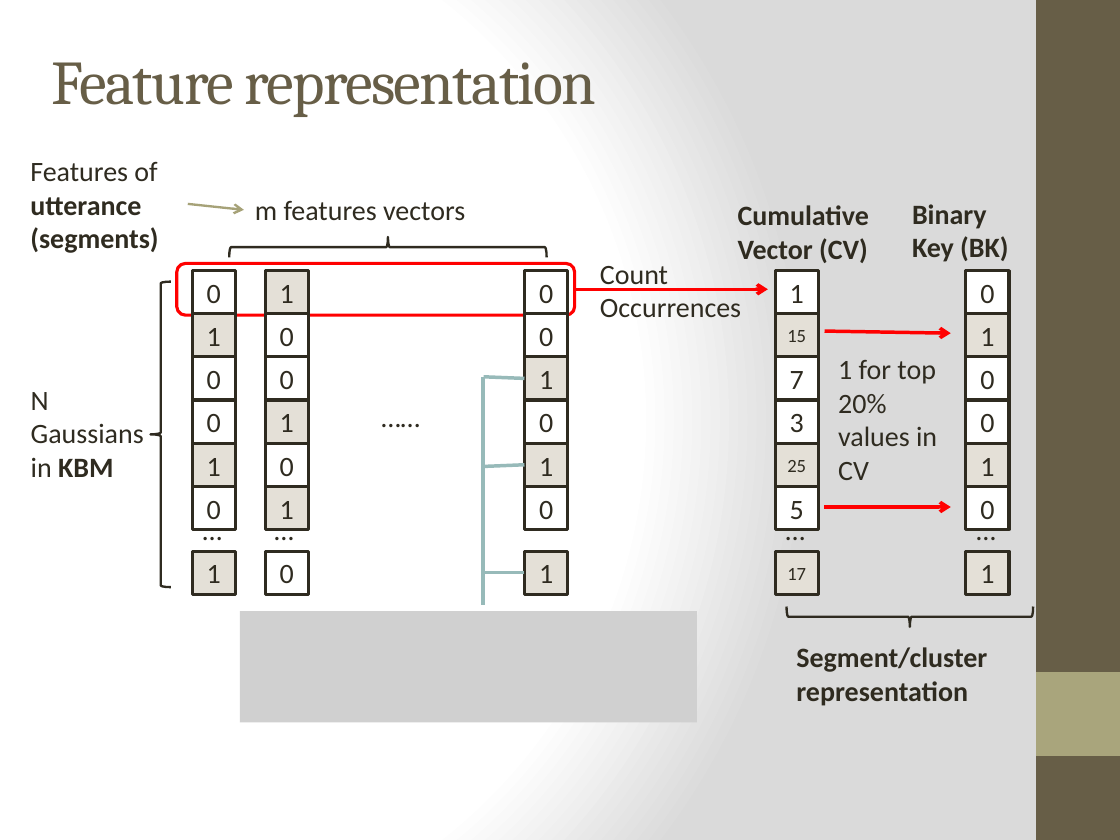
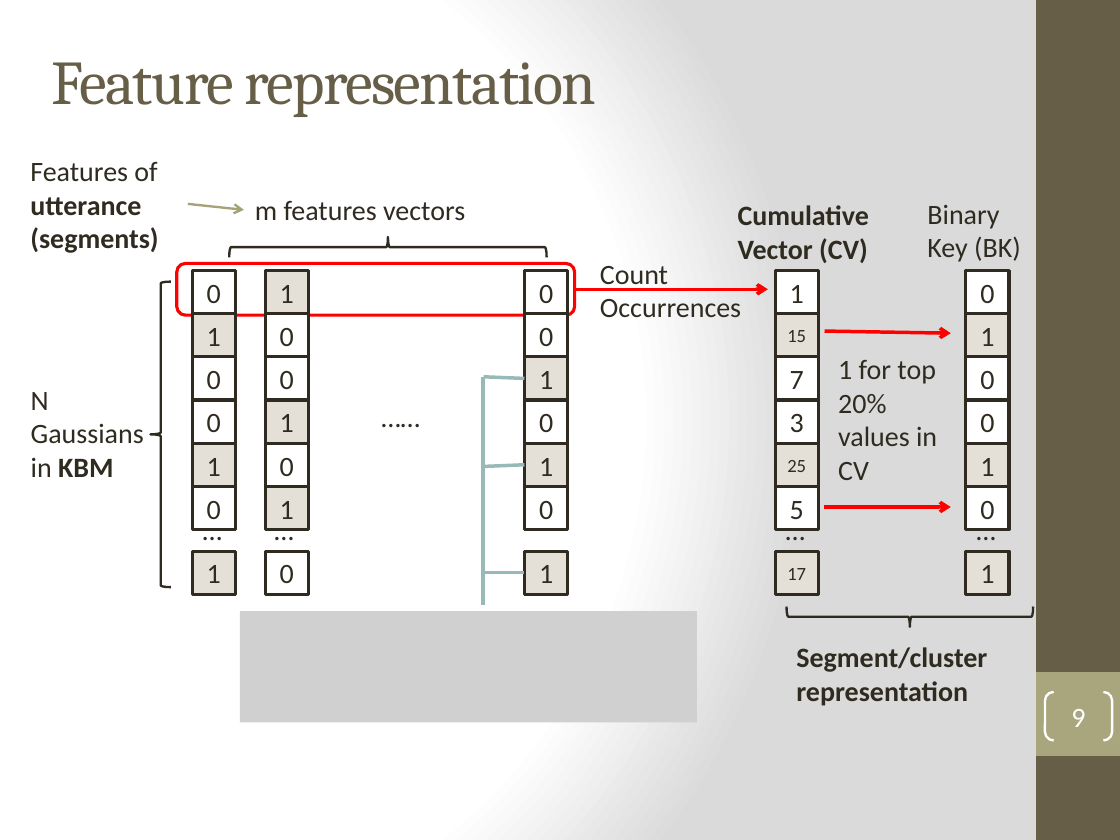
Before and after one commit to henryph/vba_project, a slide deck: slide 9 of Real-time Speaker Recognizer - Oral Examination.pptx (slide 8 before the commit). Drawn at 1120x840 pixels with LibreOffice and Linux fonts; fonts in the diff are those of the drawing; grey boxes stand for pictures. Boxes give left, top, right and bottom in pixels: in the first picture for what was removed or moved away, otherwise in the second. Text is boxed around its words. In the diff, an @@ line names an element or a change of style, - is before the commit and + after.

```diff
--- a/Real-time Speaker Recognizer - Oral Examination.pptx
+++ b/Real-time Speaker Recognizer - Oral Examination.pptx
@@ text "Binary Key (BK)": place and size @@
-text "Binary Key (BK)" at (912,204,1008,262)
+text "Binary Key (BK)" at (927,205,1021,262)
@@ text "Binary Key (BK)" at (927,205,1021,262): bold off @@
@@ page number added at (1045,692,1112,740), outline #FFFFFF 1.5 pt, 18 pt, text #FFFFFF @@
+9
```
Also in this commit, not shown: 8 other slides changed, 7 slides added, 1 slide removed, 1 other file.
